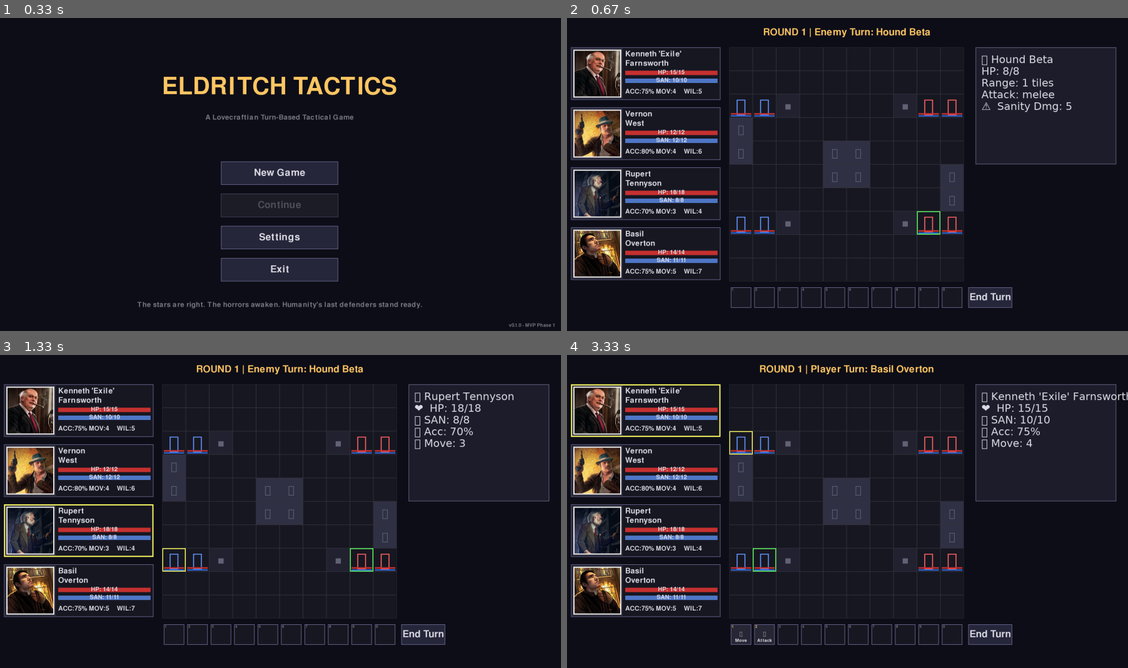
Above: before the commit, frames 1-4 (two rows, left to right).
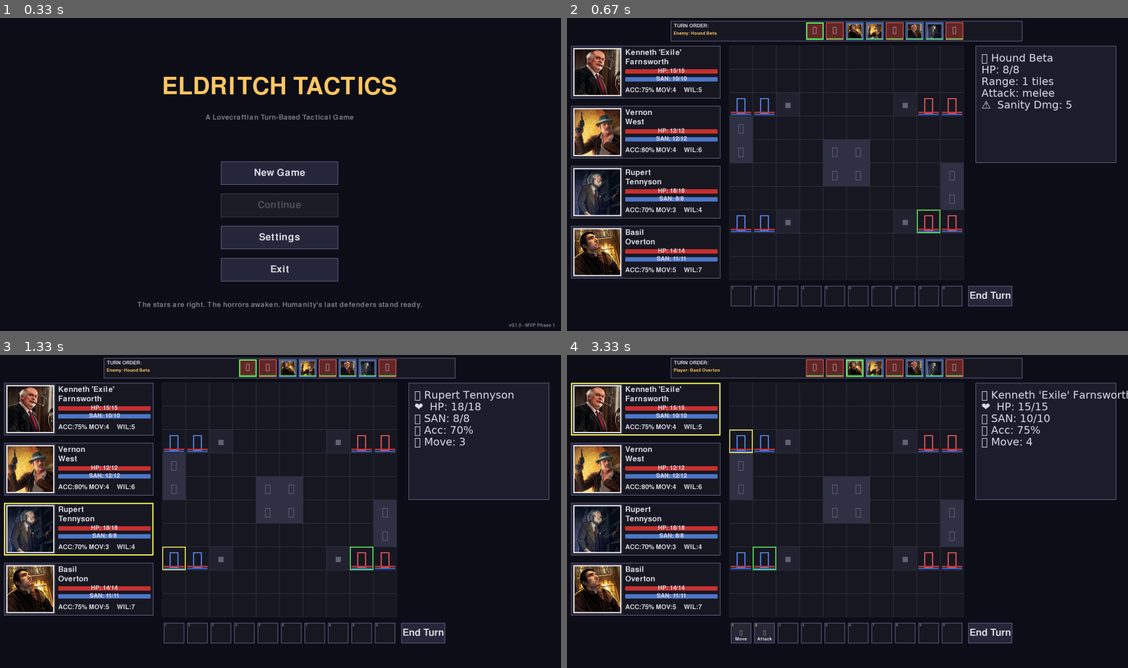
Above: after the commit, the same moments.

Repository: Dombrovo/pygame_tactics_test
Game: pygame game, started from main.py
Two runs of this game, one before a commit and one after it. Both use one fixed random seed, a clock stepped at 60 frames per second and the inputs below.
Inputs (mouse positions are in pixels of both pictures, inside the frame that each line leads up to):
- Up to frame 1 (0.33 s): no input
- Up to frame 2 (0.67 s): click (847, 174) at 0.38 s
- Up to frame 3 (1.33 s): click (230, 367) at 0.72 s; press the mouse at (78, 527) at 1.03 s; move the mouse to (157, 527) at 1.13 s; release the mouse at (241, 524) at 1.27 s
- Up to frame 4 (3.33 s): tap Space at 1.33 s; press the mouse at (774, 367) at 1.7 s; move the mouse to (729, 411) at 1.8 s; release the mouse at (684, 452) at 1.93 s; click (970, 436) at 2.05 s; click "End Turn" at 2.38 s; press the mouse at (875, 367) at 2.7 s; move the mouse to (853, 495) at 2.8 s; release the mouse at (825, 624) at 2.93 s; press the mouse at (645, 408) at 3.03 s; move the mouse to (785, 448) at 3.13 s; release the mouse at (926, 486) at 3.27 s

Frame 1 is identical in both runs. In frame 2, 11% of the frame differs, in the area x 0-98%, y 0-93%; in frame 3, 11%; in frame 4, 11%, in the area x 0-100%, y 0-93%.

Commit message:
add turn order trasker and minor clean up

Diff:
--- a/combat/battle_screen.py
+++ b/combat/battle_screen.py
@@ -13,7 +13,7 @@
 from entities.unit import Unit
 from entities.investigator import Investigator, create_test_squad
 from entities.enemy import Enemy, create_test_enemies
-from ui.ui_elements import InvestigatorTile, ActionBar, Button
+from ui.ui_elements import InvestigatorTile, ActionBar, Button, TurnOrderTracker
 
 
 class BattleScreen:
@@ -81,7 +81,7 @@
         # Calculate grid rendering offset (center on screen)
         self.grid_pixel_size = config.GRID_SIZE * config.TILE_SIZE
         self.grid_offset_x = (config.SCREEN_WIDTH - self.grid_pixel_size) // 2
-        self.grid_offset_y = 100  # Leave space at top for UI
+        # grid_offset_y will be set after turn order tracker is created
 
         # ====================================================================
         # Font system with emoji support
@@ -137,6 +137,29 @@
             self._use_text_cover_symbols()
 
         # ====================================================================
+        # Turn Order Tracker (Top of Screen)
+        # ====================================================================
+        # Visual display of the turn order, showing all units in sequence
+        # with the current turn unit highlighted
+        # MUST be created before investigator tiles and grid positioning
+        tracker_height = 70
+        tracker_width = 1200  # Wide enough to fit 8 unit icons with spacing
+        tracker_x = (config.SCREEN_WIDTH - tracker_width) // 2  # Centered
+        tracker_y = 10  # 10px from top
+
+        self.turn_order_tracker = TurnOrderTracker(
+            x=tracker_x,
+            y=tracker_y,
+            width=tracker_width,
+            height=tracker_height
+        )
+        # Will be populated with turn order after units are created
+
+        # Update grid offset to make room for turn order tracker
+        # This affects both the grid and investigator tiles positioning
+        self.grid_offset_y = tracker_y + tracker_height + 15  # 15px gap below tracker
+
+        # ====================================================================
         # Investigator Tiles Panel (Left Side)
         # ====================================================================
         # Create UI tiles for each investigator, displayed vertically on left
@@ -199,6 +222,12 @@
             text="End Turn",
             on_click=self._advance_turn
         )
+
+        # ====================================================================
+        # Initialize Turn Order Tracker Data
+        # ====================================================================
+        # Now that turn order is established, populate the tracker
+        self.turn_order_tracker.update_turn_order(self.turn_order, self.current_turn_index)
 
         # ====================================================================
         # Initialize First Turn
@@ -641,6 +670,9 @@
         self._update_tile_selection()
         self._update_action_bar()
 
+        # Update turn order tracker with new current turn index
+        self.turn_order_tracker.update_turn_order(self.turn_order, self.current_turn_index)
+
         # Update current_phase for compatibility (deprecated)
         self.current_phase = "player_turn" if self.current_turn_unit.team == "player" else "enemy_turn"
 
@@ -724,6 +756,9 @@
         # Get mouse position for hover effects
         self.mouse_pos = pygame.mouse.get_pos()
 
+        # Update turn order tracker (hover effects for tooltips)
+        self.turn_order_tracker.update(self.mouse_pos)
+
         # Update investigator tiles (hover effects)
         for tile in self.investigator_tiles:
             tile.update(self.mouse_pos)
@@ -779,8 +814,9 @@
         # Clear screen
         self.screen.fill(config.COLOR_BG)
 
-        # Draw UI header
-        self._draw_header()
+        # Draw turn order tracker (top of screen)
+        # This now displays current turn info, so no separate header needed
+        self.turn_order_tracker.draw(self.screen)
 
         # Draw investigator tiles panel (left side)
         for tile in self.investigator_tiles:
--- a/ui/ui_elements.py
+++ b/ui/ui_elements.py
@@ -13,7 +13,7 @@
 """
 
 import pygame
-from typing import Callable, Optional, Tuple
+from typing import Callable, Optional, Tuple, List
 import config
 
 
@@ -1108,6 +1108,240 @@
             screen.blit(hotkey_surface, (self.rect.x + 3, self.rect.y + 2))
 
 
+class TurnOrderTracker:
+    """
+    Visual turn order tracker for displaying the sequence of unit turns.
+
+    Shows all units in turn order horizontally at the top of the screen,
+    with the current turn unit highlighted. Each unit is represented by a
+    small icon/symbol with team color coding.
+    """
+
+    def __init__(self, x: int, y: int, width: int, height: int):
+        """
+        Initialize the turn order tracker.
+
+        Args:
+            x, y: Top-left position
+            width: Total width of the tracker
+            height: Height of the tracker (and unit icons)
+        """
+        self.rect = pygame.Rect(x, y, width, height)
+        self.x = x
+        self.y = y
+        self.width = width
+        self.height = height
+
+        # Turn order data
+        self.turn_order = []  # List of Unit objects in turn order
+        self.current_turn_index = 0
+
+        # Visual settings
+        self.icon_size = height - 10  # Slightly smaller than height for padding
+        self.icon_spacing = 8  # Space between icons
+        self.hovered_unit = None  # Track which unit is being hovered
+
+        # Portrait image cache for investigators
+        self.portrait_cache = {}  # Maps unit -> pygame.Surface
+
+    def update_turn_order(self, turn_order: List, current_turn_index: int) -> None:
+        """
+        Update the turn order display.
+
+        Args:
+            turn_order: List of Unit objects in turn order
+            current_turn_index: Index of the current turn unit
+        """
+        self.turn_order = turn_order
+        self.current_turn_index = current_turn_index
+
+    def update(self, mouse_pos: Tuple[int, int]) -> None:
+        """
+        Update hover state to show unit names on hover.
+
+        Args:
+            mouse_pos: Current mouse position
+        """
+        # Check if mouse is over any unit icon
+        self.hovered_unit = None
+
+        if not self.turn_order:
+            return
+
+        # Calculate icon positions and check for hover
+        total_icons = len(self.turn_order)
+        total_width_needed = (self.icon_size * total_icons) + (self.icon_spacing * (total_icons - 1))
+
+        # Center the icons within the tracker width
+        start_x = self.x + (self.width - total_width_needed) // 2
+
+        for i, unit in enumerate(self.turn_order):
+            icon_x = start_x + (i * (self.icon_size + self.icon_spacing))
+            icon_y = self.y + 5  # Small top padding
+
+            icon_rect = pygame.Rect(icon_x, icon_y, self.icon_size, self.icon_size)
+
+            if icon_rect.collidepoint(mouse_pos):
+                self.hovered_unit = unit
+                break
+
+    def draw(self, screen: pygame.Surface) -> None:
+        """
+        Draw the turn order tracker.
+
+        Shows all units in order with the current turn highlighted.
+        """
+        # Draw background panel
+        pygame.draw.rect(screen, config.COLOR_UI_BG, self.rect)
+        pygame.draw.rect(screen, config.COLOR_MENU_BORDER, self.rect, 2)
+
+        # Draw "TURN ORDER:" label at the top
+        label_font = pygame.font.Font(None, 26)
+        label_surface = label_font.render("TURN ORDER:", True, config.COLOR_TEXT)
+        screen.blit(label_surface, (self.x + 10, self.y + 8))
+
+        # Draw current turn info below the label
+        if self.turn_order and 0 <= self.current_turn_index < len(self.turn_order):
+            current_unit = self.turn_order[self.current_turn_index]
+            info_font = pygame.font.Font(None, 22)
+            team_text = "Player" if current_unit.team == "player" else "Enemy"
+            info_text = f"{team_text}: {current_unit.name}"
+            info_surface = info_font.render(info_text, True, config.COLOR_TEXT_HIGHLIGHT)
+            screen.blit(info_surface, (self.x + 10, self.y + 35))
+
+        if not self.turn_order:
+            return
+
+        # Calculate how many icons we can fit and their positions
+        total_icons = len(self.turn_order)
+        total_width_needed = (self.icon_size * total_icons) + (self.icon_spacing * (total_icons - 1))
+
+        # Center the icons within the tracker width (accounting for label)
+        label_width = 280  # Space reserved for label + current turn info
+        available_width = self.width - label_width - 20
+        start_x = self.x + label_width + (available_width - total_width_needed) // 2
+
+        # Draw each unit icon in turn order
+        for i, unit in enumerate(self.turn_order):
+            icon_x = start_x + (i * (self.icon_size + self.icon_spacing))
+            icon_y = self.y + 5  # Small top padding
+
+            self._draw_unit_icon(screen, unit, icon_x, icon_y, i == self.current_turn_index)
+
+        # Tooltip disabled - info shown in left side label instead
+
+    def _draw_unit_icon(
+        self,
+        screen: pygame.Surface,
+        unit,
+        x: int,
+        y: int,
+        is_current_turn: bool
+    ) -> None:
+        """
+        Draw a single unit icon in the turn order.
+
+        Args:
+            screen: Surface to draw on
+            unit: Unit object to represent
+            x, y: Top-left position of the icon
+            is_current_turn: Whether this is the current turn unit
+        """
+        icon_rect = pygame.Rect(x, y, self.icon_size, self.icon_size)
+
+        # Determine background color based on team
+        if unit.team == "player":
+            bg_color = (40, 60, 100)  # Dark blue
+            border_color = config.COLOR_PLAYER  # Bright blue
+        else:
+            bg_color = (100, 40, 40)  # Dark red
+            border_color = config.COLOR_ENEMY  # Bright red
+
+        # Draw background (darker if incapacitated)
+        if unit.is_incapacitated:
+            bg_color = (30, 30, 35)  # Very dark gray
+            border_color = (60, 60, 65)  # Dim border
+
+        pygame.draw.rect(screen, bg_color, icon_rect)
+
+        # Draw border (extra thick and green if current turn)
+        if is_current_turn:
+            border_color = config.COLOR_CURRENT_TURN  # Green
+            border_width = 4
+        elif self.hovered_unit == unit:
+            border_color = config.COLOR_TEXT_HIGHLIGHT  # Golden
+            border_width = 3
+        else:
+            border_width = 2
+
+        pygame.draw.rect(screen, border_color, icon_rect, border_width)
+
+        # Draw portrait image for investigators, emoji for enemies
+        if unit.team == "player" and hasattr(unit, 'image_path') and unit.image_path:
+            # Try to load investigator portrait image
+            if unit not in self.portrait_cache:
+                try:
+                    from pathlib import Path
+                    image_path = Path(unit.image_path)
+                    if image_path.exists():
+                        portrait = pygame.image.load(str(image_path))
+                        # Scale to fit icon size (with small padding for border)
+                        portrait = pygame.transform.scale(portrait, (self.icon_size - 8, self.icon_size - 8))
+                        self.portrait_cache[unit] = portrait
+                    else:
+                        self.portrait_cache[unit] = None
+                except Exception as e:
+                    print(f"Failed to load portrait for {unit.name}: {e}")
+                    self.portrait_cache[unit] = None
+
+            # Draw cached portrait if available
+            if self.portrait_cache.get(unit):
+                portrait_x = x + 4  # 4px padding for border
+                portrait_y = y + 4
+                screen.blit(self.portrait_cache[unit], (portrait_x, portrait_y))
+            else:
+                # Fallback to symbol if image load failed
+                symbol_font = pygame.font.Font(None, self.icon_size - 10)
+                symbol_color = config.COLOR_TEXT if not unit.is_incapacitated else config.COLOR_TEXT_DIM
+                symbol_surface = symbol_font.render(unit.symbol, True, symbol_color)
+                symbol_rect = symbol_surface.get_rect(center=icon_rect.center)
+                screen.blit(symbol_surface, symbol_rect)
+        else:
+            # Draw unit symbol/emoji for enemies (centered in icon)
+            symbol_font = pygame.font.Font(None, self.icon_size - 10)
+            symbol_color = config.COLOR_TEXT if not unit.is_incapacitated else config.COLOR_TEXT_DIM
+            symbol_surface = symbol_font.render(unit.symbol, True, symbol_color)
+            symbol_rect = symbol_surface.get_rect(center=icon_rect.center)
+            screen.blit(symbol_surface, symbol_rect)
+
+        # Draw small health indicator at the bottom
+        if not unit.is_incapacitated:
+            health_bar_width = self.icon_size - 4
+            health_bar_height = 4
+            health_bar_x = x + 2
+            health_bar_y = y + self.icon_size - 6
+
+            # Background
+            health_bg_rect = pygame.Rect(health_bar_x, health_bar_y, health_bar_width, health_bar_height)
+            pygame.draw.rect(screen, (40, 40, 50), health_bg_rect)
+
+            # Filled portion (health percentage)
+            health_pct = unit.current_health / unit.max_health if unit.max_health > 0 else 0
+            health_fill_width = int(health_bar_width * health_pct)
+            health_fill_rect = pygame.Rect(health_bar_x, health_bar_y, health_fill_width, health_bar_height)
+
+            # Color based on health percentage
+            if health_pct > 0.6:
+                health_color = (80, 200, 80)  # Green
+            elif health_pct > 0.3:
+                health_color = (200, 200, 80)  # Yellow
+            else:
+                health_color = (200, 80, 80)  # Red
+
+            pygame.draw.rect(screen, health_color, health_fill_rect)
+
+
+
 class ActionBar:
     """
     Action bar displaying 10 ability/action slots.
Not shown, changed: Claude.md
Not shown, changed: docs/03_ui_components.md
Not shown, changed: docs/05_grid_and_battle_system.md
